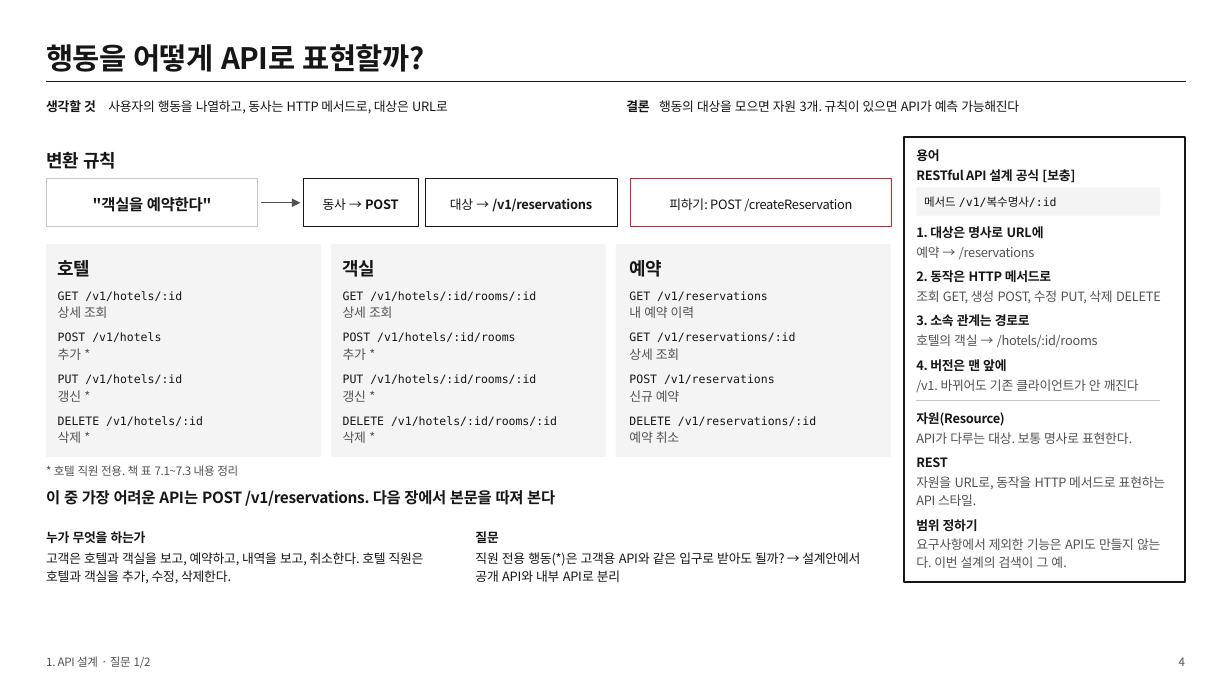
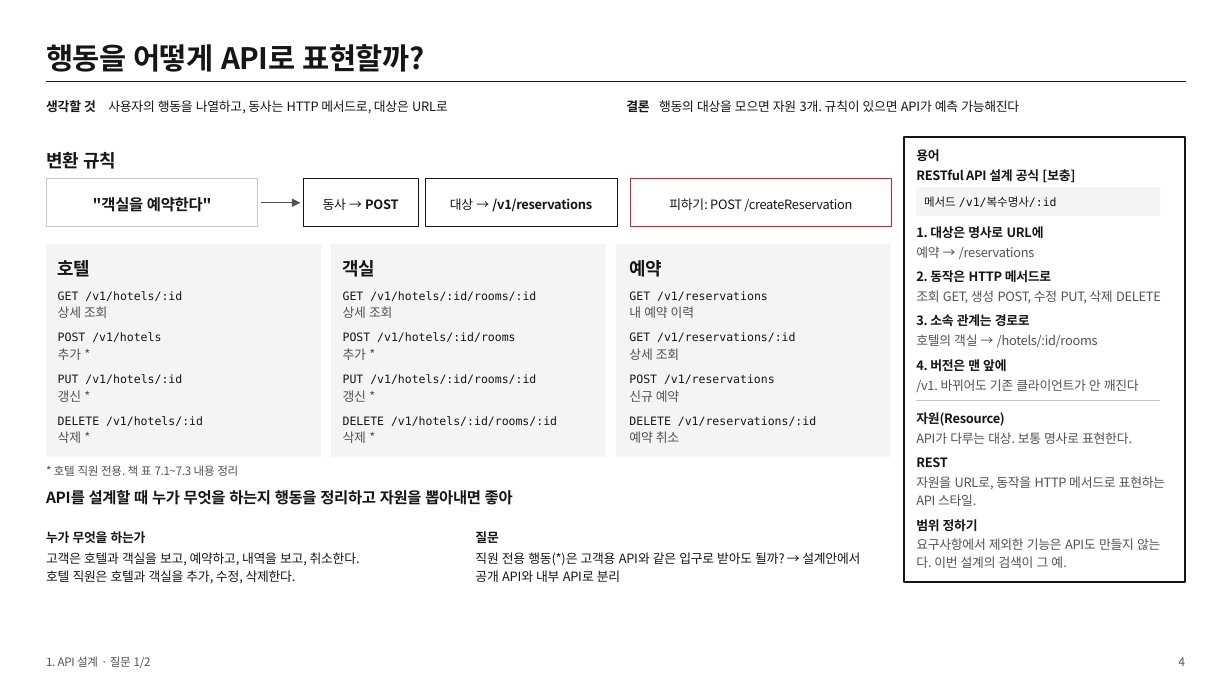
Before and after one commit to likelion-khu-BE/system-design-study, a slide deck: slide 4 of w05-호텔-예약-시스템/발표자료/호텔 예약 시스템 발표자료_윤선재.pptx. Drawn at 1232x693 pixels with LibreOffice and Linux fonts; fonts in the diff are those of the drawing. Boxes give left, top, right and bottom in pixels: in the first picture for what was removed or moved away, otherwise in the second. Text is boxed around its words. In the diff, an @@ line names an element or a change of style, - is before the commit and + after.

```diff
--- a/w05-호텔-예약-시스템/발표자료/호텔 예약 시스템 발표자료_윤선재.pptx
+++ b/w05-호텔-예약-시스템/발표자료/호텔 예약 시스템 발표자료_윤선재.pptx
@@ text at [46, 488, 513, 508]: text changed @@
-이 중 가장 어려운 API는 POST /v1/reservations. 다음 장에서 본문을 따져 본다
+API를 설계할 때 누가 무엇을 하는지 행동을 정리하고 자원을 뽑아내면 좋아
@@ text at [46, 552, 360, 583]: text changed @@
-고객은 호텔과 객실을 보고, 예약하고, 내역을 보고, 취소한다. 호텔 직원은 호텔과 객실을 추가, 수정, 삭제한다.
+고객은 호텔과 객실을 보고, 예약하고, 내역을 보고, 취소한다.
+호텔 직원은 호텔과 객실을 추가, 수정, 삭제한다.
```
Also in this commit, not shown: 1 other slide changed, 1 other file.
